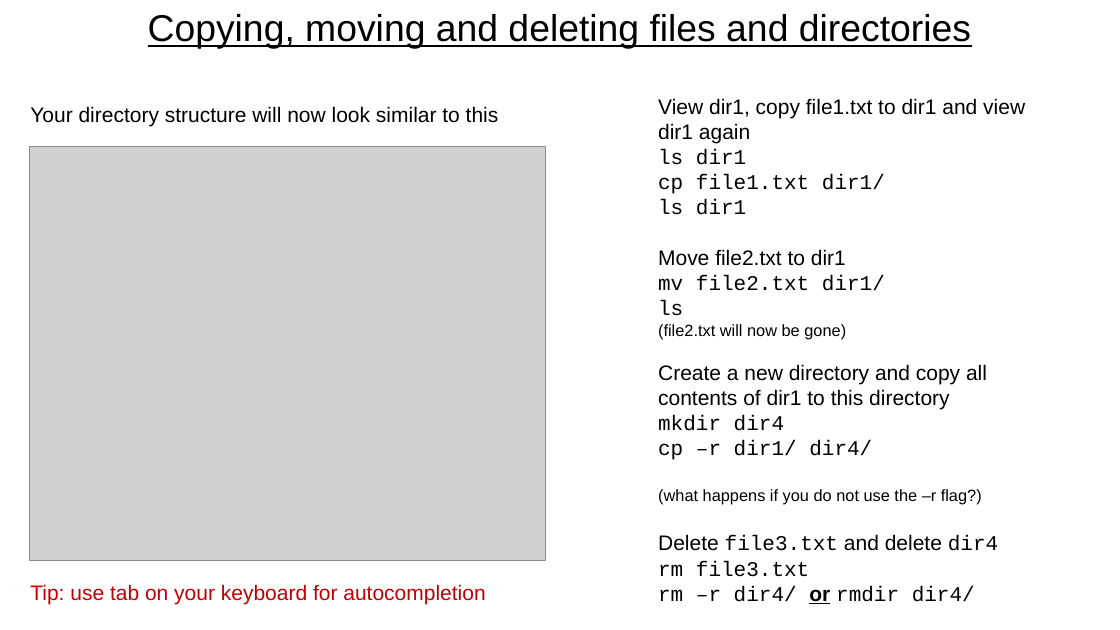
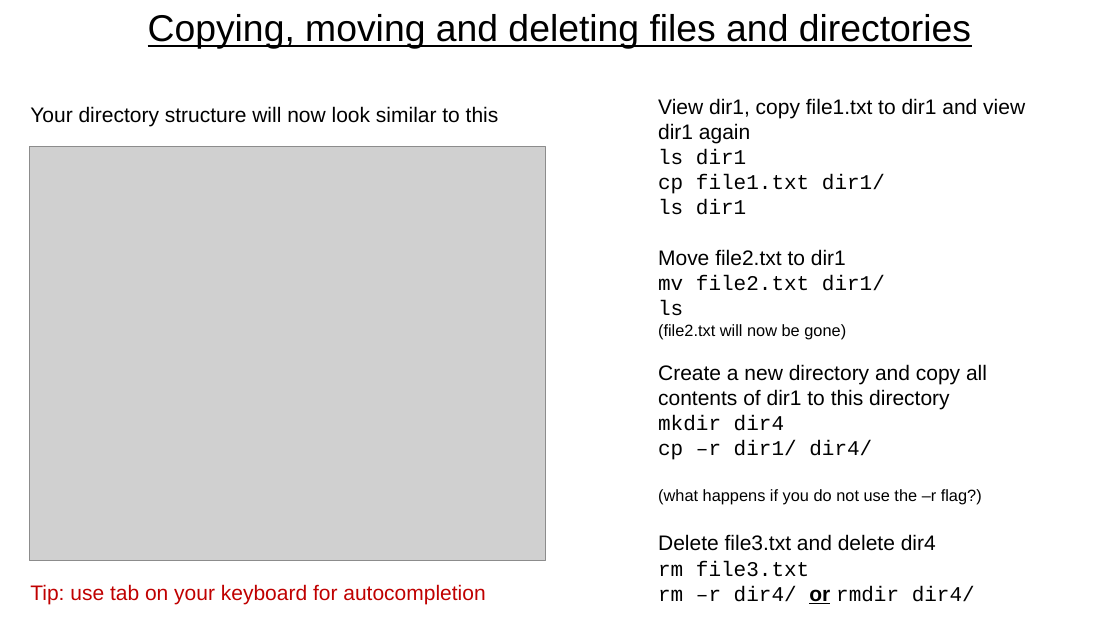
Before and after one commit to FrederickClasen/KCL_MSc_2023, a slide deck: slide 31 of Introduction_to_Linux/M2-Introduction-to-linux.pptx (slide 30 before the commit). Drawn at 1120x630 pixels with LibreOffice and Linux fonts; fonts in the diff are those of the drawing; grey boxes stand for pictures. Boxes give left, top, right and bottom in pixels: in the first picture for what was removed or moved away, otherwise in the second. Text is boxed around its words. In the diff, an @@ line names an element or a change of style, - is before the commit and + after.

```diff
--- a/Introduction_to_Linux/M2-Introduction-to-linux.pptx
+++ b/Introduction_to_Linux/M2-Introduction-to-linux.pptx
@@ text at (x1=658, y1=534, x2=936, y2=551): font Courier New to Arial in "file3.txt dir4" @@
```
Also in this commit, not shown: 6 other slides changed, 2 slides added.
